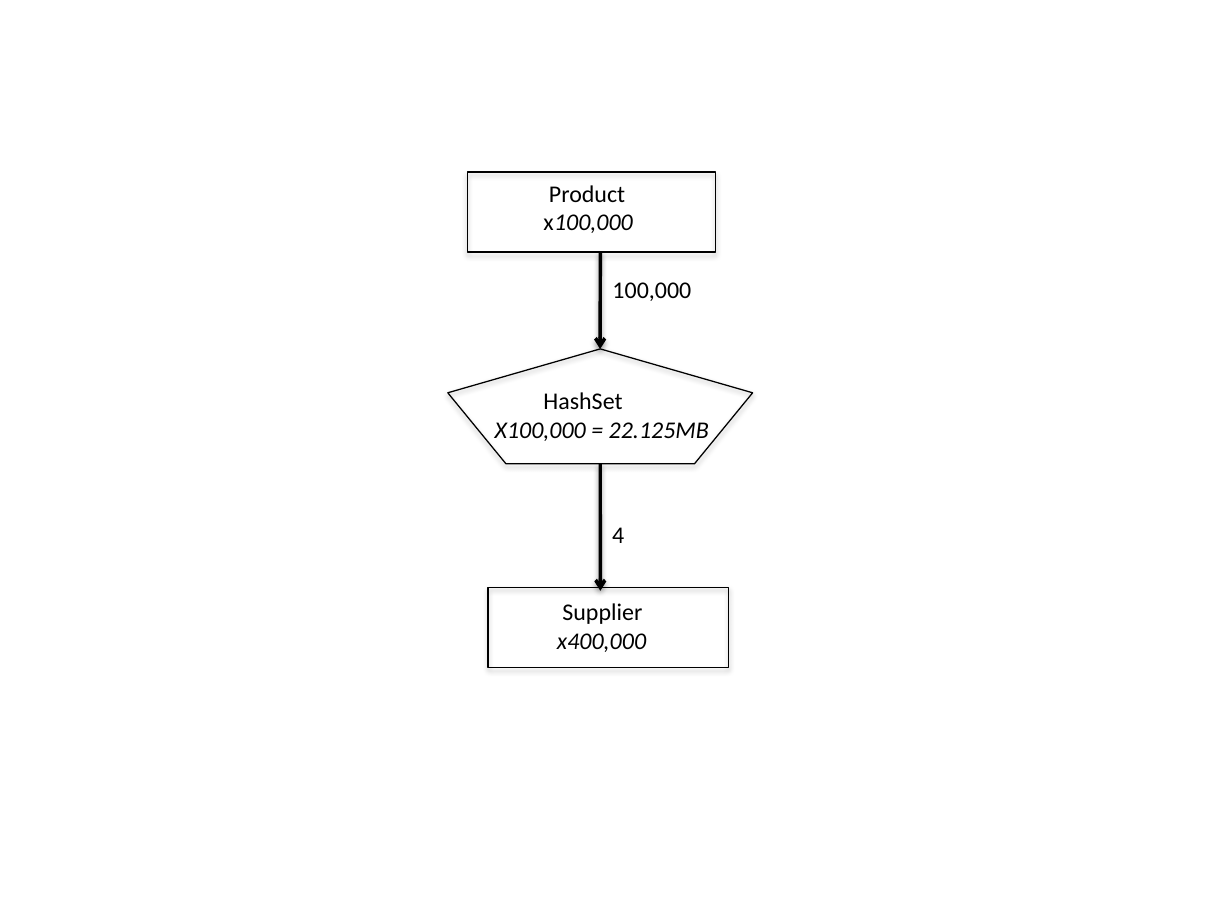
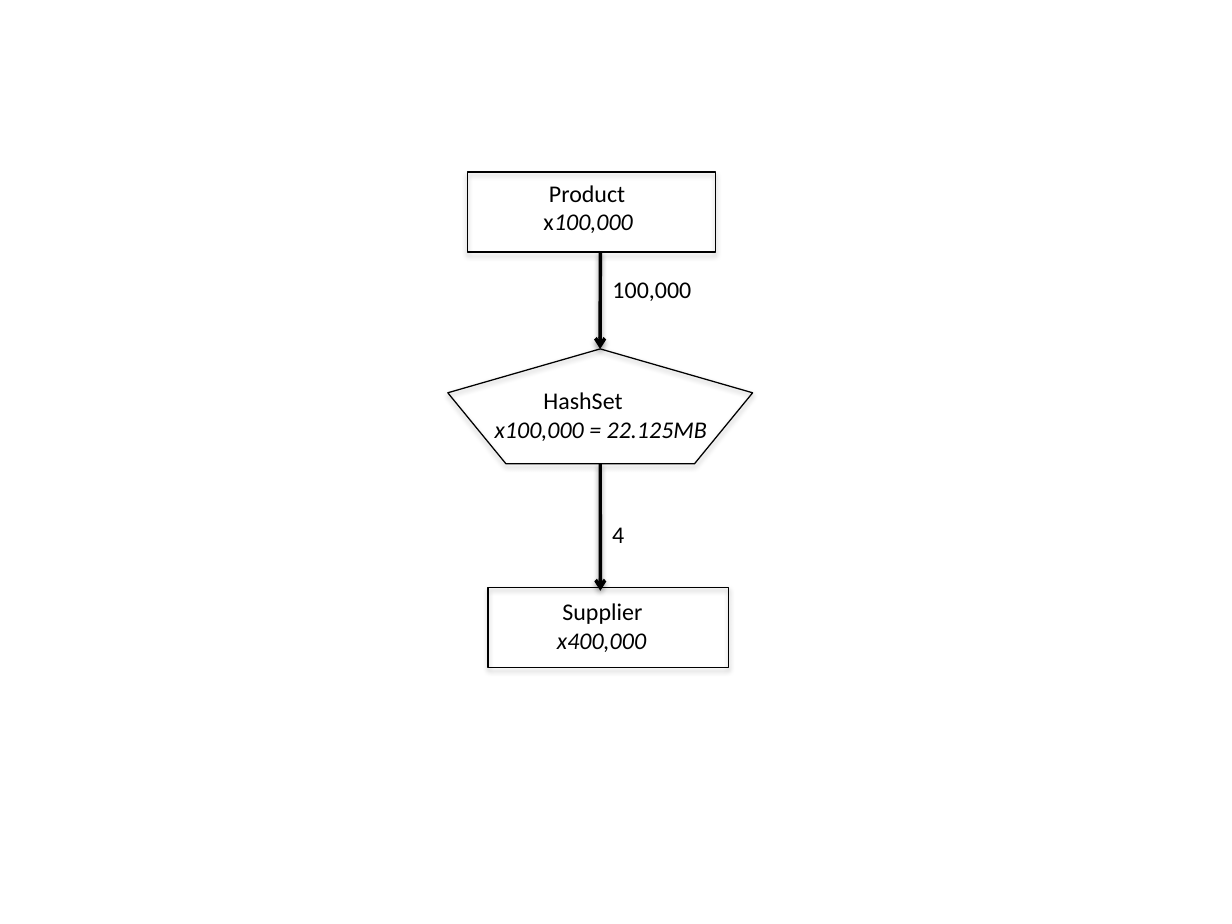
Before and after one commit to TheRuncibleTuner/bloatbook, a slide deck: slide 1 of part1/Figures/collections/product-hashset.pptx. Drawn at 1232x924 pixels with LibreOffice and Linux fonts; fonts in the diff are those of the drawing. Boxes give left, top, right and bottom in pixels: in the first picture for what was removed or moved away, otherwise in the second. Text is boxed around its words. In the diff, an @@ line names an element or a change of style, - is before the commit and + after.

```diff
--- a/part1/Figures/collections/product-hashset.pptx
+++ b/part1/Figures/collections/product-hashset.pptx
@@ text at [495, 422, 707, 441]: text changed @@
-X100,000 = 22.125MB
+x100,000 = 22.125MB
```
Also in this commit, not shown: 6 other files.
